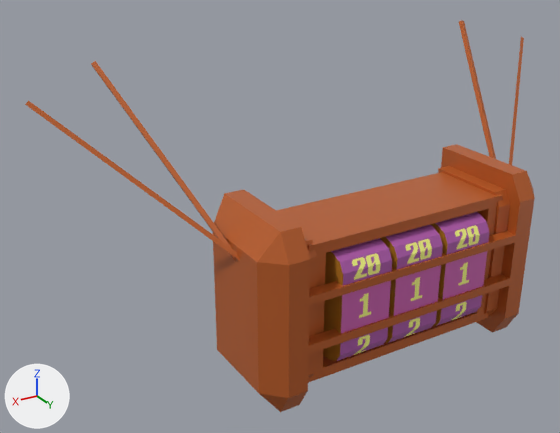
The glTF model resource/user/model/slotMachine.glb: old version first, new version second.
The view is the same before and after, from a 50 mm lens placed at (82.1, 69.1, 87.4), pointed at (12.3, -47.2, 29.3). Lighting does not change. The marker at lower left points along +X, +Y and +Z. Vertices at the same position are counted once.

The older version as bpy lines, for what is in view:
```python
ob_frame_reel = bpy.data.objects.new('Frame_Reel', me_reel_frame)
ob_frame_reel.location = (0.0, 0.0, 0.0)
ob_frame_slot = bpy.data.objects.new('Frame_Slot', me_slot_frame)
ob_frame_slot.location = (0.0, 0.0, 0.0)
ob_reel_center = bpy.data.objects.new('Reel_Center', me_reel_center)
ob_reel_center.location = (0.0, 0.0, 0.0)
ob_reel_left = bpy.data.objects.new('Reel_Left', me_reel_left)
ob_reel_left.location = (0.0, 0.0, 0.0)
ob_reel_right = bpy.data.objects.new('Reel_Right', me_reel_right)
ob_reel_right.location = (0.0, 0.0, 0.0)
ob_wire = bpy.data.objects.new('Wire', me_wire)
ob_wire.location = (0.0, 0.0, 0.0)
```
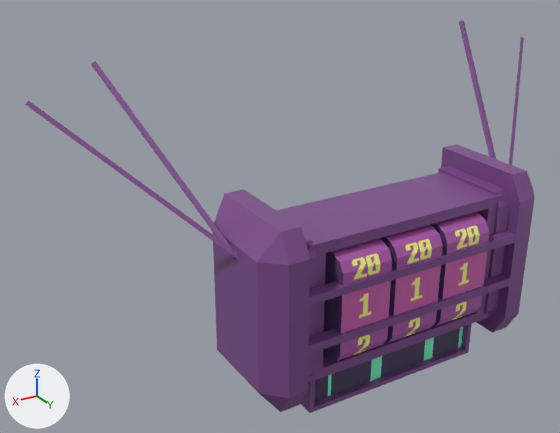
The change in detail:
Picture 'slotGaugeScreen' (img_slotgaugescreen) is new.
Material 'Metal_Orange' (mat_metal_orange) changes colour from orange #c0622b to purple #855395; in linear values from (0.528, 0.122, 0.0239) to (0.235, 0.0865, 0.301).
Material 'Reel_Side' (mat_reel_side) changes colour from orange #b87c24 to dark purple #5d4776; in linear values from (0.477, 0.2, 0.0178) to (0.109, 0.063, 0.181).
Material 'SlotGaugeScreen' (mat_slotgaugescreen) is new.
Its texture is img_slotgaugescreen.
me_reel_frame is used by ob_frame_reel; location (0.0, 0.0, 0.0).
me_reel_frame had 16 vertices, 28 faces and spanned x -21.1..21.1, y -38.7..-23.5, z 8.9..34.8.
me_reel_frame now has 32 vertices, 60 faces and spans x -21.1..21.1, y -38.7..-23.5, z 0.5..34.8.
Part 1, on me_reel_frame:
2 faces are deleted.
16 vertices are added at x -19.1..19.0, y -36.6..-25.6, z 0.5..8.9.
32 new faces join them, mat_metal_orange (purple #855395).
2 new faces join them, mat_slotgaugescreen (picture img_slotgaugescreen).
me_reel_frame now uses material mat_slotgaugescreen (picture img_slotgaugescreen).

Where the change shows, as pixel boxes [x1, y1, x2, y2] in the pictures (560 x 433 px):
'Frame_Slot', recoloured (brown to purple): [213, 144, 535, 412] in both
'Frame_Reel', recoloured, reshaped (brown to purple, 14% taller): before [276, 172, 503, 383]; after [276, 172, 503, 413]
'Reel_Left', recoloured (brown to purple): [323, 238, 392, 361] in both
'Reel_Center', recoloured (brown to purple): [380, 225, 443, 343] in both
'Wire', recoloured (brown to purple): [25, 20, 524, 262] in both
'Reel_Right', recoloured (brown to purple): [430, 212, 489, 326] in both
part 1 of me_reel_frame, built on (purple): after [300, 324, 472, 413]
